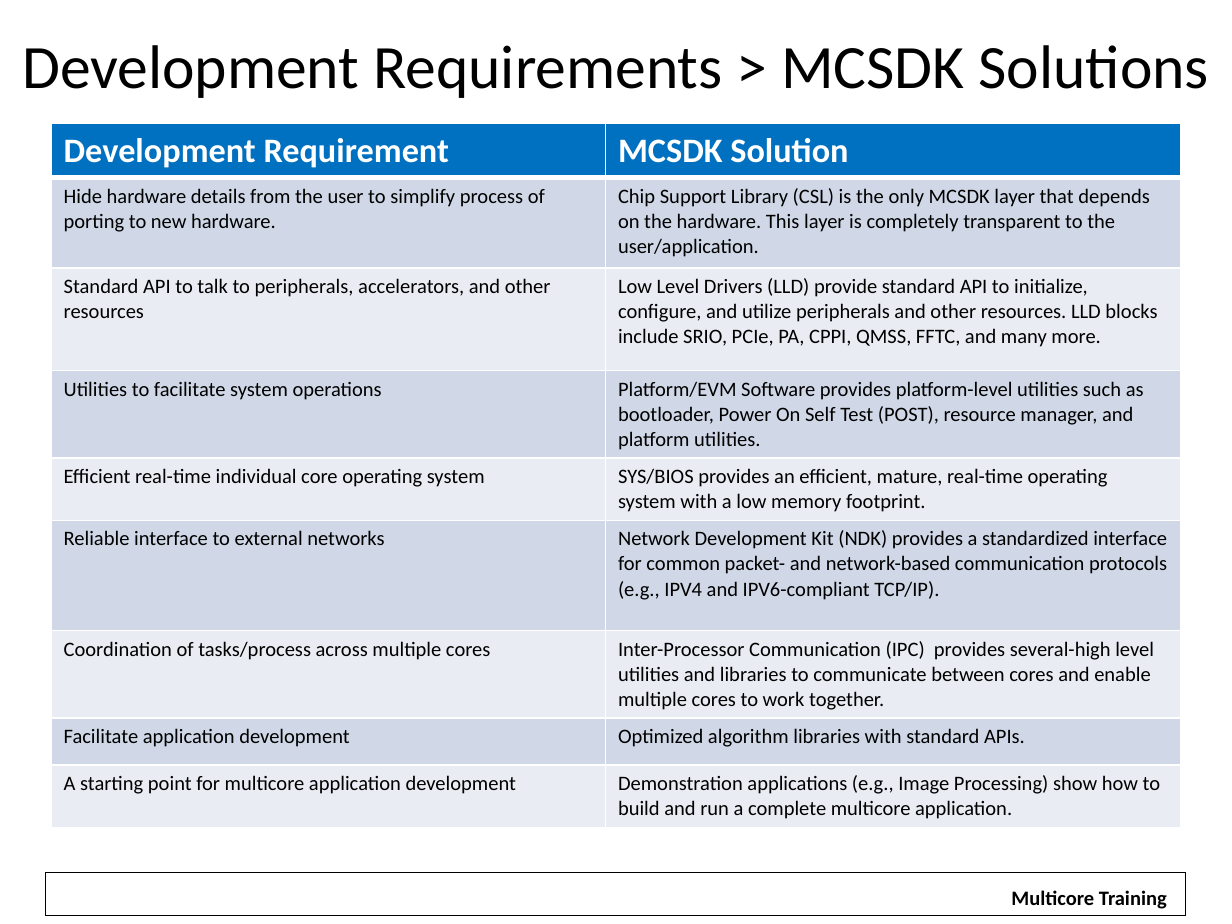
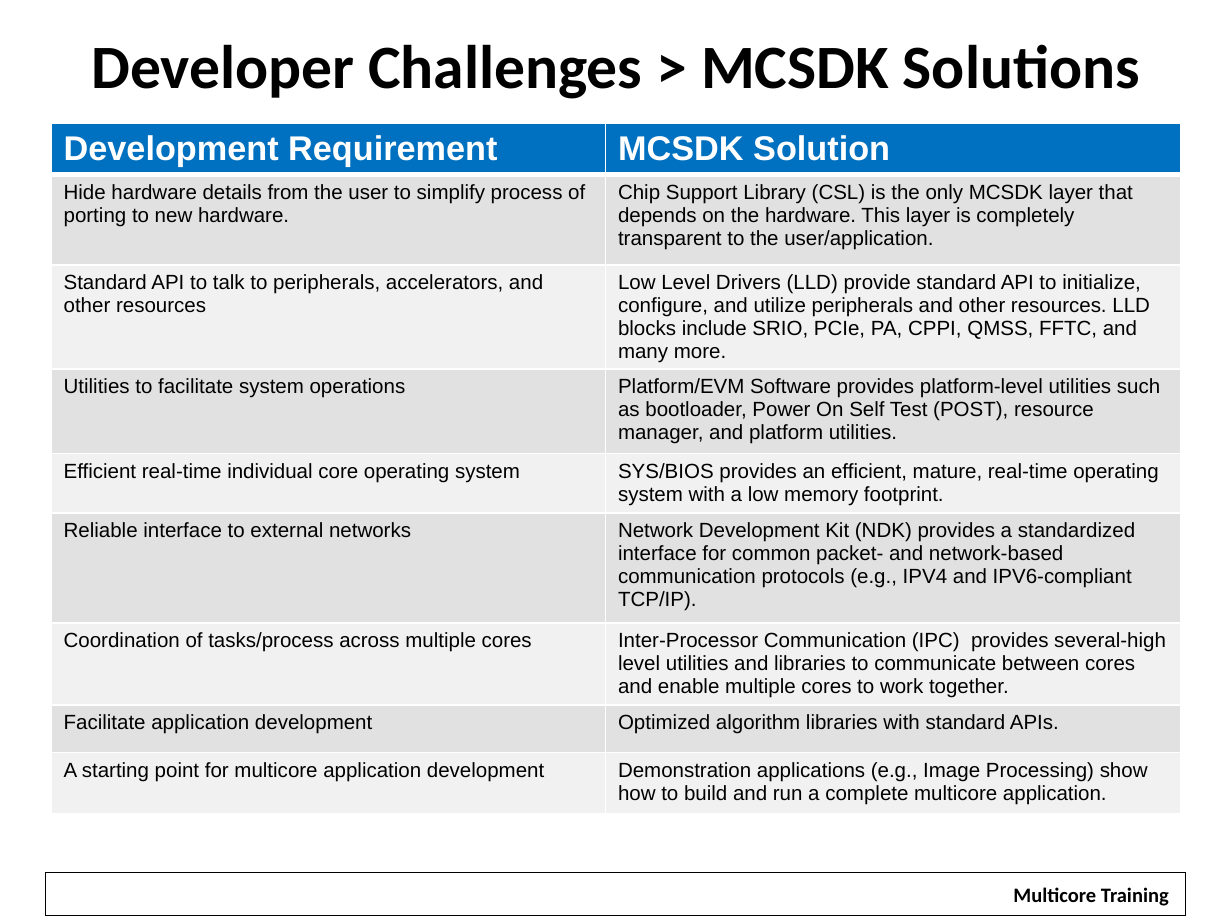
Before and after one commit to hari1989/keystone-workshop, a slide deck: slide 10 of slides/Introduction to KeyStone Software Ecosystem.pptx (slide 13 before the commit). Drawn at 1232x924 pixels with LibreOffice and Linux fonts; fonts in the diff are those of the drawing; background and template pictures are left out. Boxes give left, top, right and bottom in pixels: in the first picture for what was removed or moved away, otherwise in the second. Text is boxed around its words. In the diff, an @@ line names an element or a change of style, - is before the commit and + after.

```diff
--- a/slides/Introduction to KeyStone Software Ecosystem.pptx
+++ b/slides/Introduction to KeyStone Software Ecosystem.pptx
@@ title at (91, 44, 1140, 99): text changed; bold on @@
-Development Requirements > MCSDK Solutions
+Developer Challenges > MCSDK Solutions
@@ table at (52, 123, 1181, 832) @@
@@ fill #D0D8E8 to #E2E2E2 in 8 cells @@
@@ fill #E9EDF4 to #F1F1F1 in 8 cells @@
@@ font Calibri to Arial @@
@@ rectangle "Multicore Training": place and size @@
-rectangle "Multicore Training" at (1011, 890, 1167, 909)
+rectangle "Multicore Training" at (1000, 876, 1183, 913)
```
Also in this commit, not shown: 18 other slides changed, 4 slides removed, 1 other file.
